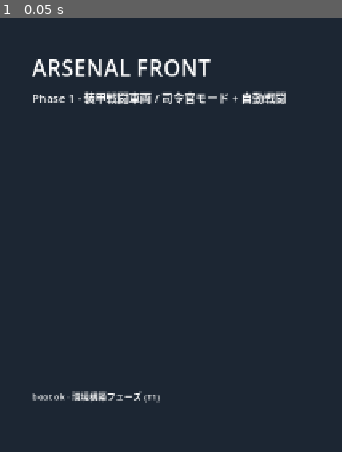
Above: before the commit, frame 1.
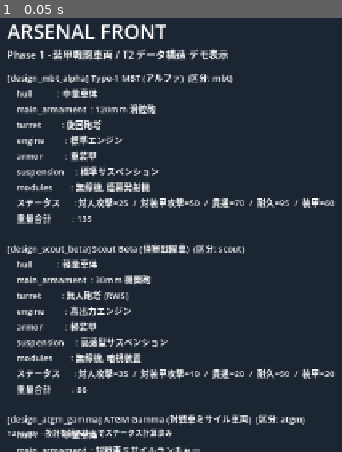
Above: after the commit, the same moment.

Repository: Sierra-117605/ARSENAL-FRONT
Game: Godot game, scene res://scenes/main.tscn
The game is run twice, just before and just after one commit, with the same random seed, the same clock (stepped at 60 frames per second) and the same inputs.
Inputs:
- Up to frame 1 (0.05 s): no input

The runs differ from the first frame. In frame 1, 16% of the frame differs, in the area x 2-98%, y 1-100%.

Commit message:
T2/T3-1 共通基盤: 5項目ステータス + JSONパーツカタログ + ユニット計算
兵科非依存の共通基盤を Phase 1 (装甲戦闘車両) で実装した。

スクリプト (scripts/):
- stats.gd: 5項目ステータス定数 (対人/対装甲/貫通/耐久/装甲) と零/加算ユーティリティ
- parts_catalog.gd: data/parts/*.json を読み込み id でパーツ辞書を引ける
- unit.gd: ユニット辞書 (区分+スロット+モジュール) からステータスと重量を集計
  + 固定6スロット (hull/main_armament/turret/engine/armor/suspension) を定義
- main.gd: 3つの戦車設計 (MBT/偵察/ATGM) のステータスを画面と print に出力

データ (data/parts/, 計31パーツ):
- hull: 軽/中/重 3種
- main_armament: 30mm機関砲・105/120mm滑腔砲・ATGM・155mm榴弾・レールガン/レーザー
- turret: 旋回/RWS/無砲塔固定
- engine: 低/標準/高出力
- armor: 軽/中/重/傾斜
- suspension: 標準/高速/重荷重
- modules: 機銃・追加装甲・無線機・暗視・自動装填・煙幕・地雷除去 など

ヘッドレス検証結果 (3デモ設計):
- MBT Alpha:  対人25/対装甲50/貫通70/耐久95/装甲60 (重量135)
- Scout Beta: 対人35/対装甲10/貫通20/耐久50/装甲20 (重量86)
- ATGM Gamma: 対人10/対装甲70/貫通90/耐久80/装甲45 (重量111)
区分ごとの特徴 (MBT=均整 / Scout=対人特化軽装甲 / ATGM=高貫通) が数値で確認できる。

設計方針:
- docs/DATA_STRUCTURE.md の方針通り、ユニット/パーツは Dictionary + JSON 互換型のみ
- パーツ数値はコードに直書きせず data/parts/*.json から読む
- 同じ Unit/Stats/PartsCatalog 構造は他兵科 (ロボ/航空機/艦船) 追加時も流用可能

ドキュメント:
- TODO.md: T2-1〜T2-4, T3-1 を完了、T3-2/T3-3 を作業中に更新
- KNOWLEDGE.md: 新規 class_name 追加時は --import 必須を追記

Co-Authored-By: Claude Opus 4.7 <noreply@anthropic.com>

Diff:
--- /dev/null
+++ b/data/parts/armor.json
@@ -0,0 +1,30 @@
+[
+  {
+    "id": "armor_light",
+    "slot": "armor",
+    "name": "軽装甲",
+    "stats": { "armor": 10, "hp": 10 },
+    "weight": 12
+  },
+  {
+    "id": "armor_medium",
+    "slot": "armor",
+    "name": "中装甲",
+    "stats": { "armor": 25, "hp": 20 },
+    "weight": 25
+  },
+  {
+    "id": "armor_heavy",
+    "slot": "armor",
+    "name": "重装甲",
+    "stats": { "armor": 40, "hp": 35 },
+    "weight": 40
+  },
+  {
+    "id": "armor_sloped",
+    "slot": "armor",
+    "name": "傾斜装甲",
+    "stats": { "armor": 30, "hp": 25 },
+    "weight": 28
+  }
+]
--- /dev/null
+++ b/data/parts/engine.json
@@ -0,0 +1,23 @@
+[
+  {
+    "id": "engine_low",
+    "slot": "engine",
+    "name": "低出力エンジン",
+    "stats": {},
+    "weight": 10
+  },
+  {
+    "id": "engine_standard",
+    "slot": "engine",
+    "name": "標準エンジン",
+    "stats": {},
+    "weight": 18
+  },
+  {
+    "id": "engine_high",
+    "slot": "engine",
+    "name": "高出力エンジン",
+    "stats": {},
+    "weight": 28
+  }
+]
--- /dev/null
+++ b/data/parts/hull.json
@@ -0,0 +1,26 @@
+[
+  {
+    "id": "hull_light",
+    "slot": "hull",
+    "name": "軽量車体",
+    "stats": { "hp": 40, "armor": 10 },
+    "weight": 25,
+    "module_slots": 2
+  },
+  {
+    "id": "hull_medium",
+    "slot": "hull",
+    "name": "中量車体",
+    "stats": { "hp": 60, "armor": 20 },
+    "weight": 40,
+    "module_slots": 3
+  },
+  {
+    "id": "hull_heavy",
+    "slot": "hull",
+    "name": "重量車体",
+    "stats": { "hp": 90, "armor": 30 },
+    "weight": 60,
+    "module_slots": 4
+  }
+]
--- /dev/null
+++ b/data/parts/main_armament.json
@@ -0,0 +1,51 @@
+[
+  {
+    "id": "gun_30mm_auto",
+    "slot": "main_armament",
+    "name": "30mm 機関砲",
+    "stats": { "soft_attack": 30, "hard_attack": 10, "piercing": 20 },
+    "weight": 5
+  },
+  {
+    "id": "gun_105mm_smooth",
+    "slot": "main_armament",
+    "name": "105mm 滑腔砲",
+    "stats": { "soft_attack": 20, "hard_attack": 35, "piercing": 50 },
+    "weight": 12
+  },
+  {
+    "id": "gun_120mm_smooth",
+    "slot": "main_armament",
+    "name": "120mm 滑腔砲",
+    "stats": { "soft_attack": 25, "hard_attack": 50, "piercing": 70 },
+    "weight": 15
+  },
+  {
+    "id": "launcher_atgm",
+    "slot": "main_armament",
+    "name": "対戦車ミサイルランチャー",
+    "stats": { "soft_attack": 10, "hard_attack": 70, "piercing": 90 },
+    "weight": 8
+  },
+  {
+    "id": "gun_howitzer_155mm",
+    "slot": "main_armament",
+    "name": "155mm 榴弾砲",
+    "stats": { "soft_attack": 45, "hard_attack": 30, "piercing": 30 },
+    "weight": 18
+  },
+  {
+    "id": "gun_railgun",
+    "slot": "main_armament",
+    "name": "レールガン (近未来)",
+    "stats": { "soft_attack": 30, "hard_attack": 75, "piercing": 120 },
+    "weight": 20
+  },
+  {
+    "id": "gun_laser",
+    "slot": "main_armament",
+    "name": "レーザー砲 (近未来)",
+    "stats": { "soft_attack": 35, "hard_attack": 25, "piercing": 60 },
+    "weight": 14
+  }
+]
--- /dev/null
+++ b/data/parts/modules.json
@@ -0,0 +1,58 @@
+[
+  {
+    "id": "mod_mg",
+    "slot": "module",
+    "name": "副武装機銃",
+    "stats": { "soft_attack": 10 },
+    "weight": 3
+  },
+  {
+    "id": "mod_aa_mg",
+    "slot": "module",
+    "name": "対空機銃",
+    "stats": { "soft_attack": 5 },
+    "weight": 3
+  },
+  {
+    "id": "mod_extra_armor",
+    "slot": "module",
+    "name": "追加装甲",
+    "stats": { "armor": 10, "hp": 10 },
+    "weight": 8
+  },
+  {
+    "id": "mod_radio",
+    "slot": "module",
+    "name": "無線機",
+    "stats": {},
+    "weight": 2
+  },
+  {
+    "id": "mod_night_vision",
+    "slot": "module",
+    "name": "暗視装置",
+    "stats": {},
+    "weight": 2
+  },
+  {
+    "id": "mod_autoloader",
+    "slot": "module",
+    "name": "自動装填装置",
+    "stats": {},
+    "weight": 4
+  },
+  {
+    "id": "mod_smoke_launcher",
+    "slot": "module",
+    "name": "煙幕発射機",
+    "stats": {},
+    "weight": 2
+  },
+  {
+    "id": "mod_mine_roller",
+    "slot": "module",
+    "name": "地雷除去ローラー",
+    "stats": {},
+    "weight": 6
+  }
+]
--- /dev/null
+++ b/data/parts/suspension.json
@@ -0,0 +1,23 @@
+[
+  {
+    "id": "suspension_standard",
+    "slot": "suspension",
+    "name": "標準サスペンション",
+    "stats": {},
+    "weight": 8
+  },
+  {
+    "id": "suspension_high_speed",
+    "slot": "suspension",
+    "name": "高速型サスペンション",
+    "stats": {},
+    "weight": 6
+  },
+  {
+    "id": "suspension_heavy_load",
+    "slot": "suspension",
+    "name": "重荷重型サスペンション",
+    "stats": {},
+    "weight": 14
+  }
+]
--- /dev/null
+++ b/data/parts/turret.json
@@ -0,0 +1,23 @@
+[
+  {
+    "id": "turret_rotary",
+    "slot": "turret",
+    "name": "旋回砲塔",
+    "stats": {},
+    "weight": 10
+  },
+  {
+    "id": "turret_rws",
+    "slot": "turret",
+    "name": "無人砲塔 (RWS)",
+    "stats": { "soft_attack": 5 },
+    "weight": 6
+  },
+  {
+    "id": "turret_fixed",
+    "slot": "turret",
+    "name": "無砲塔固定",
+    "stats": { "hp": 10 },
+    "weight": 4
+  }
+]
--- a/scenes/main.tscn
+++ b/scenes/main.tscn
@@ -11,25 +11,35 @@
 color = Color(0.11, 0.15, 0.2, 1)
 
 [node name="Title" type="Label" parent="."]
-offset_left = 80.0
-offset_top = 80.0
-offset_right = 1200.0
-offset_bottom = 140.0
-theme_override_font_sizes/font_size = 36
+offset_left = 40.0
+offset_top = 24.0
+offset_right = 1240.0
+offset_bottom = 70.0
+theme_override_font_sizes/font_size = 32
 text = "ARSENAL FRONT"
 
 [node name="Subtitle" type="Label" parent="."]
-offset_left = 80.0
-offset_top = 140.0
-offset_right = 1200.0
-offset_bottom = 180.0
-theme_override_font_sizes/font_size = 18
-text = "Phase 1 - 装甲戦闘車両 / 司令官モード + 自動戦闘"
+offset_left = 40.0
+offset_top = 72.0
+offset_right = 1240.0
+offset_bottom = 100.0
+theme_override_font_sizes/font_size = 16
+text = "Phase 1 - 装甲戦闘車両 / T2 データ構造 デモ表示"
+
+[node name="Output" type="Label" parent="."]
+offset_left = 40.0
+offset_top = 110.0
+offset_right = 1240.0
+offset_bottom = 670.0
+theme_override_font_sizes/font_size = 14
+text = "loading..."
+vertical_alignment = 0
+autowrap_mode = 0
 
 [node name="Status" type="Label" parent="."]
-offset_left = 80.0
-offset_top = 620.0
-offset_right = 1200.0
-offset_bottom = 660.0
-theme_override_font_sizes/font_size = 14
-text = "boot ok - 環境構築フェーズ (T1)"
+offset_left = 40.0
+offset_top = 680.0
+offset_right = 1240.0
+offset_bottom = 710.0
+theme_override_font_sizes/font_size = 12
+text = "T2 ready - 設計を読み込んでステータス計算済み"
--- a/scripts/main.gd
+++ b/scripts/main.gd
@@ -1,8 +1,78 @@
 extends Node2D
 
 # Phase 1 の起点シーン。
-# まずは「Godot が起動して画面に文字が出る」ことだけを確認する最小サンプル。
-# 後で T2 系のデータ構造実装に合わせて、ここから司令官モードのシーンへ遷移する。
+# 今は T2 系の検証として、3 つの戦車設計 (MBT / 偵察 / ATGM) の
+# 5 項目ステータスを画面に表示する。
+
+const DEMO_UNITS: Array[Dictionary] = [
+	{
+		"id": "design_mbt_alpha",
+		"name": "Type-1 MBT (アルファ)",
+		"category": "mbt",
+		"slots": {
+			"hull": "hull_medium",
+			"main_armament": "gun_120mm_smooth",
+			"turret": "turret_rotary",
+			"engine": "engine_standard",
+			"armor": "armor_heavy",
+			"suspension": "suspension_standard",
+		},
+		"modules": ["mod_radio", "mod_smoke_launcher"],
+	},
+	{
+		"id": "design_scout_beta",
+		"name": "Scout Beta (偵察戦闘車)",
+		"category": "scout",
+		"slots": {
+			"hull": "hull_light",
+			"main_armament": "gun_30mm_auto",
+			"turret": "turret_rws",
+			"engine": "engine_high",
+			"armor": "armor_light",
+			"suspension": "suspension_high_speed",
+		},
+		"modules": ["mod_radio", "mod_night_vision"],
+	},
+	{
+		"id": "design_atgm_gamma",
+		"name": "ATGM Gamma (対戦車ミサイル車両)",
+		"category": "atgm",
+		"slots": {
+			"hull": "hull_medium",
+			"main_armament": "launcher_atgm",
+			"turret": "turret_rotary",
+			"engine": "engine_standard",
+			"armor": "armor_medium",
+			"suspension": "suspension_standard",
+		},
+		"modules": ["mod_radio"],
+	},
+]
+
+@onready var output_label: Label = $Output
 
 func _ready() -> void:
 	print("[ARSENAL FRONT] boot ok")
+	var catalog: PartsCatalog = PartsCatalog.new()
+	var loaded: int = catalog.load_all()
+	print("[ARSENAL FRONT] parts loaded: %d" % loaded)
+
+	var blocks: Array[String] = []
+	for design in DEMO_UNITS:
+		var stats: Dictionary = Unit.compute_stats(design, catalog)
+		var weight: int = Unit.total_weight(design, catalog)
+		var stat_pairs: Array[String] = []
+		for k in Stats.KEYS:
+			stat_pairs.append("%s=%d" % [Stats.LABELS[k], int(stats[k])])
+		var block: String = "%s\n    ステータス      : %s\n    重量合計         : %d" % [
+			Unit.describe(design, catalog),
+			"  /  ".join(stat_pairs),
+			weight,
+		]
+		blocks.append(block)
+
+	var output_text: String = "\n\n".join(blocks)
+	print("--- demo units ---")
+	print(output_text)
+	if output_label:
+		output_label.text = output_text
--- /dev/null
+++ b/scripts/parts_catalog.gd
@@ -0,0 +1,53 @@
+class_name PartsCatalog
+extends RefCounted
+
+# data/parts/*.json を読み込み、id をキーに引けるようにする。
+# SPEC §3 / docs/DATA_STRUCTURE.md: パーツ数値はコードに直書きせず JSON から読む。
+
+const SLOT_FILES: Dictionary = {
+	"hull": "res://data/parts/hull.json",
+	"main_armament": "res://data/parts/main_armament.json",
+	"turret": "res://data/parts/turret.json",
+	"engine": "res://data/parts/engine.json",
+	"armor": "res://data/parts/armor.json",
+	"suspension": "res://data/parts/suspension.json",
+	"module": "res://data/parts/modules.json",
+}
+
+var parts_by_id: Dictionary = {}
+var parts_by_slot: Dictionary = {}
+
+func load_all() -> int:
+	parts_by_id.clear()
+	parts_by_slot.clear()
+	for slot in SLOT_FILES:
+		var path: String = SLOT_FILES[slot]
+		var f: FileAccess = FileAccess.open(path, FileAccess.READ)
+		if f == null:
+			push_error("[PartsCatalog] パーツファイルを開けません: " + path)
+			continue
+		var json_text: String = f.get_as_text()
+		f.close()
+		var parsed: Variant = JSON.parse_string(json_text)
+		if not (parsed is Array):
+			push_error("[PartsCatalog] パーツファイルは配列である必要があります: " + path)
+			continue
+		var ids: Array = []
+		for entry in parsed:
+			if not (entry is Dictionary):
+				push_error("[PartsCatalog] パーツ項目が辞書ではありません: " + path)
+				continue
+			var id: String = String(entry.get("id", ""))
+			if id == "":
+				push_error("[PartsCatalog] id が空のパーツがあります: " + path)
+				continue
+			parts_by_id[id] = entry
+			ids.append(id)
+		parts_by_slot[slot] = ids
+	return parts_by_id.size()
+
+func get_part(id: String) -> Dictionary:
+	var v: Variant = parts_by_id.get(id, null)
+	if v is Dictionary:
+		return v
+	return {}
--- /dev/null
+++ b/scripts/stats.gd
@@ -0,0 +1,33 @@
+class_name Stats
+extends RefCounted
+
+# Phase 1 で扱う5項目ステータス。SPEC §2.1 の 8 項目のうち、機動/索敵/射程は
+# 出撃モード実装時 (Phase 2 以降) に追加する予定。
+
+const KEYS: Array[String] = [
+	"soft_attack",
+	"hard_attack",
+	"piercing",
+	"hp",
+	"armor",
+]
+
+const LABELS: Dictionary = {
+	"soft_attack": "対人攻撃",
+	"hard_attack": "対装甲攻撃",
+	"piercing": "貫通",
+	"hp": "耐久",
+	"armor": "装甲",
+}
+
+static func zero() -> Dictionary:
+	var out: Dictionary = {}
+	for k in KEYS:
+		out[k] = 0
+	return out
+
+static func add(a: Dictionary, b: Dictionary) -> Dictionary:
+	var out: Dictionary = a.duplicate()
+	for k in KEYS:
+		out[k] = int(a.get(k, 0)) + int(b.get(k, 0))
+	return out
--- /dev/null
+++ b/scripts/unit.gd
@@ -0,0 +1,71 @@
+class_name Unit
+extends RefCounted
+
+# ユニット (戦車設計) は素朴な Dictionary。
+# docs/DATA_STRUCTURE.md の方針通り、JSON 化できる型 (int/String/Array/Dictionary) だけで構成する。
+#
+# {
+#   "id": "design_001",
+#   "name": "Type-1 MBT",
+#   "category": "mbt",
+#   "slots": { "hull": "hull_medium", "main_armament": "gun_120mm_smooth", ... },
+#   "modules": ["mod_radio", "mod_smoke_launcher"]
+# }
+
+const FIXED_SLOTS: Array[String] = [
+	"hull",
+	"main_armament",
+	"turret",
+	"engine",
+	"armor",
+	"suspension",
+]
+
+static func compute_stats(unit: Dictionary, catalog: PartsCatalog) -> Dictionary:
+	var totals: Dictionary = Stats.zero()
+	var slots: Dictionary = unit.get("slots", {})
+	for slot in FIXED_SLOTS:
+		var part_id: String = String(slots.get(slot, ""))
+		if part_id == "":
+			continue
+		var part: Dictionary = catalog.get_part(part_id)
+		var part_stats: Dictionary = part.get("stats", {})
+		totals = Stats.add(totals, part_stats)
+	var modules: Array = unit.get("modules", [])
+	for mod_id in modules:
+		var m: Dictionary = catalog.get_part(String(mod_id))
+		var m_stats: Dictionary = m.get("stats", {})
+		totals = Stats.add(totals, m_stats)
+	return totals
+
+static func total_weight(unit: Dictionary, catalog: PartsCatalog) -> int:
+	var w: int = 0
+	var slots: Dictionary = unit.get("slots", {})
+	for slot in FIXED_SLOTS:
+		var part_id: String = String(slots.get(slot, ""))
+		if part_id == "":
+			continue
+		w += int(catalog.get_part(part_id).get("weight", 0))
+	for mod_id in unit.get("modules", []):
+		w += int(catalog.get_part(String(mod_id)).get("weight", 0))
+	return w
+
+static func describe(unit: Dictionary, catalog: PartsCatalog) -> String:
+	var lines: Array[String] = []
+	lines.append("[%s] %s  (区分: %s)" % [unit.get("id", ""), unit.get("name", ""), unit.get("category", "")])
+	var slots: Dictionary = unit.get("slots", {})
+	for slot in FIXED_SLOTS:
+		var pid: String = String(slots.get(slot, ""))
+		var pname: String
+		if pid == "":
+			pname = "(未装着)"
+		else:
+			pname = String(catalog.get_part(pid).get("name", pid))
+		lines.append("    %-14s : %s" % [slot, pname])
+	var modules: Array = unit.get("modules", [])
+	if modules.size() > 0:
+		var names: Array[String] = []
+		for mid in modules:
+			names.append(String(catalog.get_part(String(mid)).get("name", String(mid))))
+		lines.append("    %-14s : %s" % ["modules", ", ".join(names)])
+	return "\n".join(lines)
Not shown, added: scripts/parts_catalog.gd.uid
Not shown, added: scripts/stats.gd.uid
Not shown, added: scripts/unit.gd.uid
Not shown, changed: KNOWLEDGE.md
Not shown, changed: TODO.md
